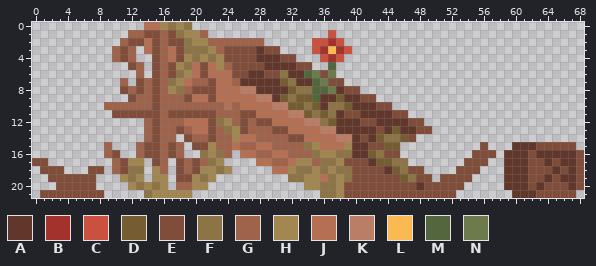
Sprite sheet -- Images/Decorations/ForegroundLevel1/carriage.png. This is how it looked before the edit.
The file is 69x22 pixels.
Palette (. is transparent): A #61362b  B #a3322c  C #c9513e  D #755d31  E #804d3b  F #8c7446  G #9f624a  H #a38752  J #b57054  K #ba7e66  L #fbb954  M #53663e  N #6d7a4b
Pixels before, first column x 0:
 0 ..............JJHFHF.................................................
 1 ............GGEEGEFHHG...............C...............................
 2 ...........GEEJEGEEFHHGGGGGGG......CCBC..............................
 3 ..........GEG.JEGJEFFFHGEEEEAEE....CBLBC.............................
 4 ..........GEG..EGJEHFHFHEEEEAAAEE...CBC..............................
 5 ............EG.EGEHFJEJHGEEEEAAAAEE..M...............................
 6 .............G.EGEFHJEJJJEEAAEEFAAMNEN...............................
 7 ...........G.EGEGFHJGGEJJGAAAAADFAAMNEE..............................
 8 ...........EGEGEGHFGEEEJJJKKAAAADFFMMNAEE............................
 9 ............EGGEGGGEJJEJJJJJKKADFDDMAADAAEE..........................
10 .........GGGGGGEGGGGGGGGJGJJJJKKDDFDAFFDAAAEE........................
11 ..........EEEEEEGEEEEEEGGGEEJJJJKKDFDFAEEAAAAEE......................
12 ..............GEGGGJJJEFHGEGEEJJJJKKFDAAAEEAAAAEE....................
13 ..............GEGGEGJJEGFHEGGGEEJJJJKKAAAAAEADAAEE...................
14 ..............GEGG.EGGEGGHJJGGGGEEJJJJKKAEADFFDE.....................
15 .........G...GEEGEG.EEHGGJGGJJGGGGFHJJJHAAEEDD..........E...AAAEEEEE.
16 .........GE..GEEGEG..FHFG.JJGGJJGGGFHHFFAADFEE.........EEE.AAAEAAAAAE
17 EE........GEHH.EG.EGEGFH....JJGGJHHGFFHEEEADDFF.......EEE..AAAEEAEAAE
18 .EEE...EE.GEFF.HG.EGEHHFH.....JJHFFHFHFFEEEEADFEE....EEE...AAAEEEAEAE
19 ..EEEEEE...HFH.HH.EEHFH.........FFHHJFHFEEEEEEDFEE.EEEE....AAAEEAEAAE
20 ...EEEEE....HFHFH.GGHH............HHFFHEEEEEEEEEAEEEEE.....AAAEAEEEAE
21 .EEEEEEEE.....FHHHHH................FFHEEEEEEEEEEEEEE.......AAAEEEEE.
The result:
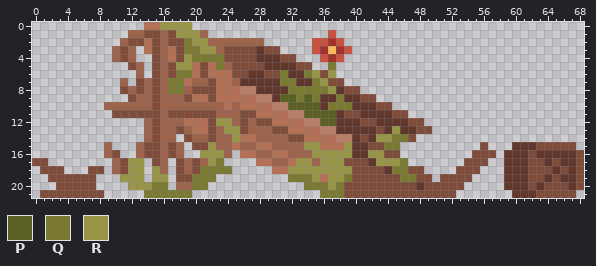
Colours new in this view: P #5b6123  Q #7a7a31  R #999547
Difference:
Changed rows in their new state; - is an unchanged pixel.
first column x 11:
 0 -----RRRR----------------------------
 1 -------RRR---------------------------
 2 --------QRR--------------------------
 3 --------QQRR-------------------------
 4 --------RQQQQ------------------------
 5 -------RR---Q-------------Q----------
 6 -------QQ-----------Q--QR-R----------
 7 ------QQ------------QQ--QR-----------
 8 ------QQ-------------QQQQQR----------
 9 --------------------PPQPQ--Q---------
10 ---------------------PPPP-QQQ--------
11 -----------------------PPPP----------
12 ------------RR-----------PP----------
13 -------------RR-------------------R--
14 --------------R-----------------RRQQ-
15 -----------R-----------RR---R----QQ--
16 ----------RRR-----------RRRRR--RR----
17 -RR--------RQ---------RR-RRR----RRRQ-
18 -RR-R-----QQQQ-------RRRRRRRR-----QQ-
19 RRR-RR---QQQ---------QQQR-RRQ------QQ
20 -RRRQQ---QQ------------QQQRQ---------
21 ---QQQQQQ----------------QQQ---------
